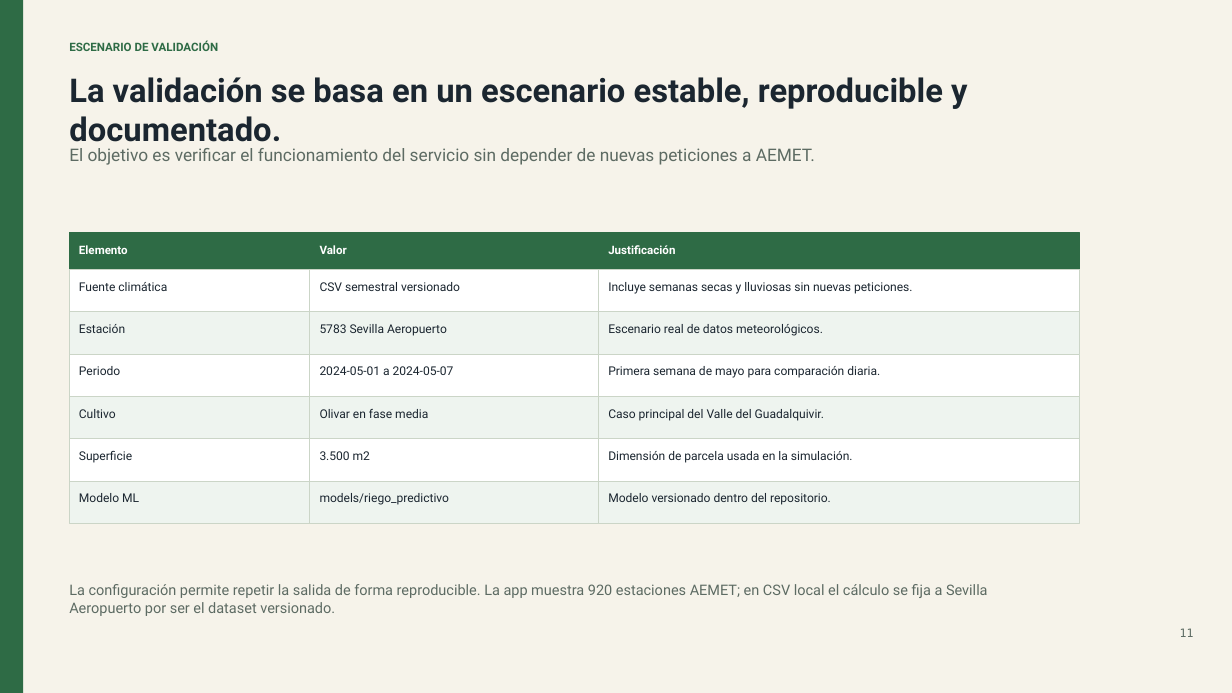
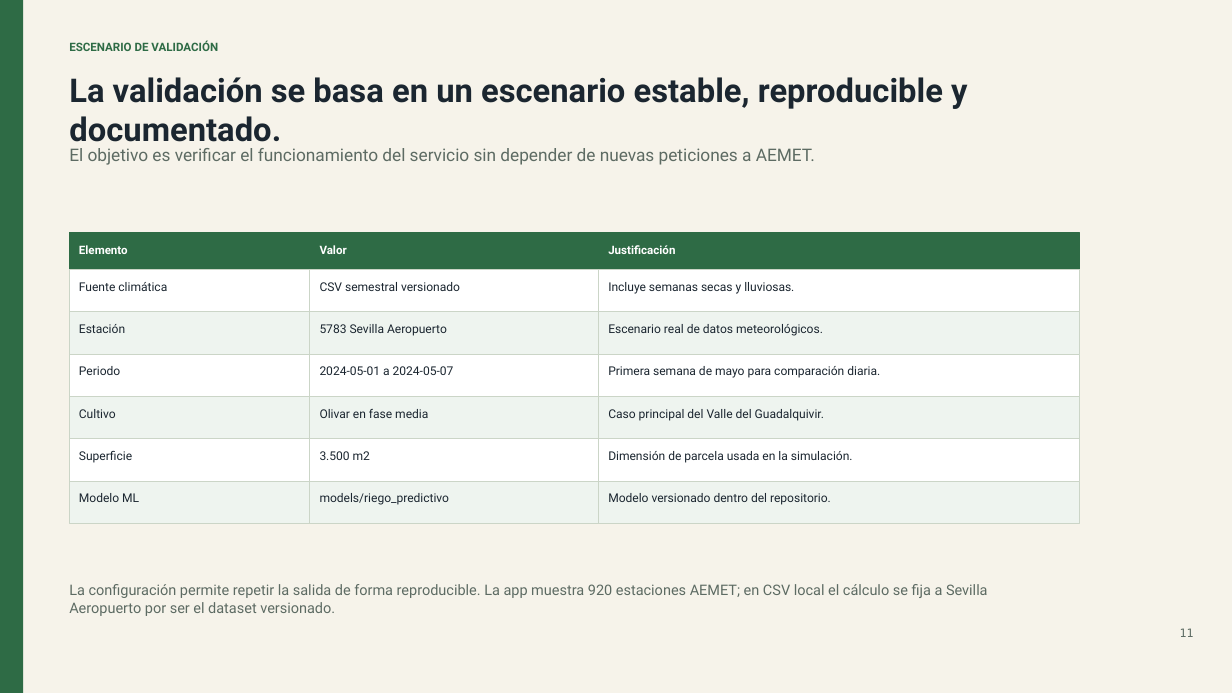
Before and after one commit to romanmaeztu/PI-Agricultura-de-Precisi-n, a slide deck: slide 11 of docs/presentacion_defensa_tfg_riego_jurado.pptx. Drawn at 1232x693 pixels with LibreOffice and Linux fonts; fonts in the diff are those of the drawing. Boxes give left, top, right and bottom in pixels: in the first picture for what was removed or moved away, otherwise in the second. Text is boxed around its words. In the diff, an @@ line names an element or a change of style, - is before the commit and + after.

```diff
--- a/docs/presentacion_defensa_tfg_riego_jurado.pptx
+++ b/docs/presentacion_defensa_tfg_riego_jurado.pptx
@@ text at [608, 282, 794, 294]: text changed @@
-Incluye semanas secas y lluviosas sin nuevas peticiones.
+Incluye semanas secas y lluviosas.
```
Also in this commit, not shown: 3 other slides changed, 1 slide removed.
